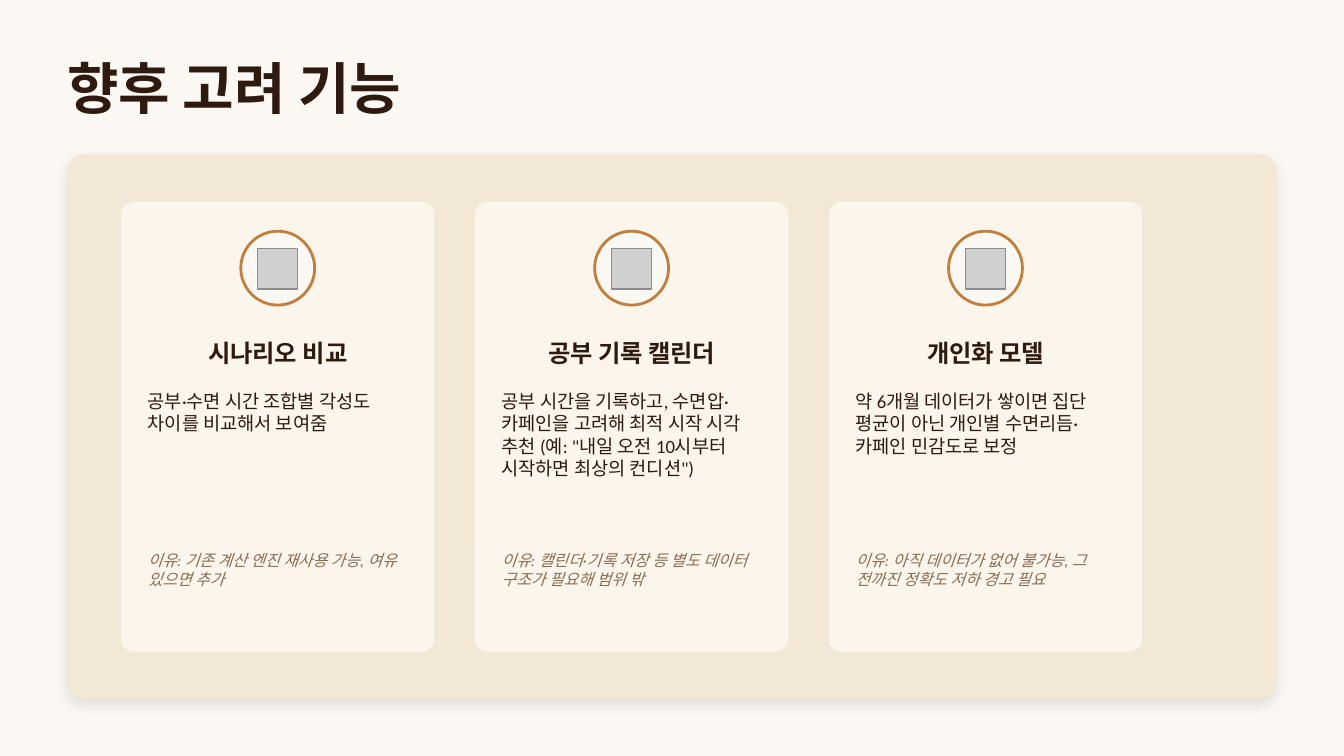
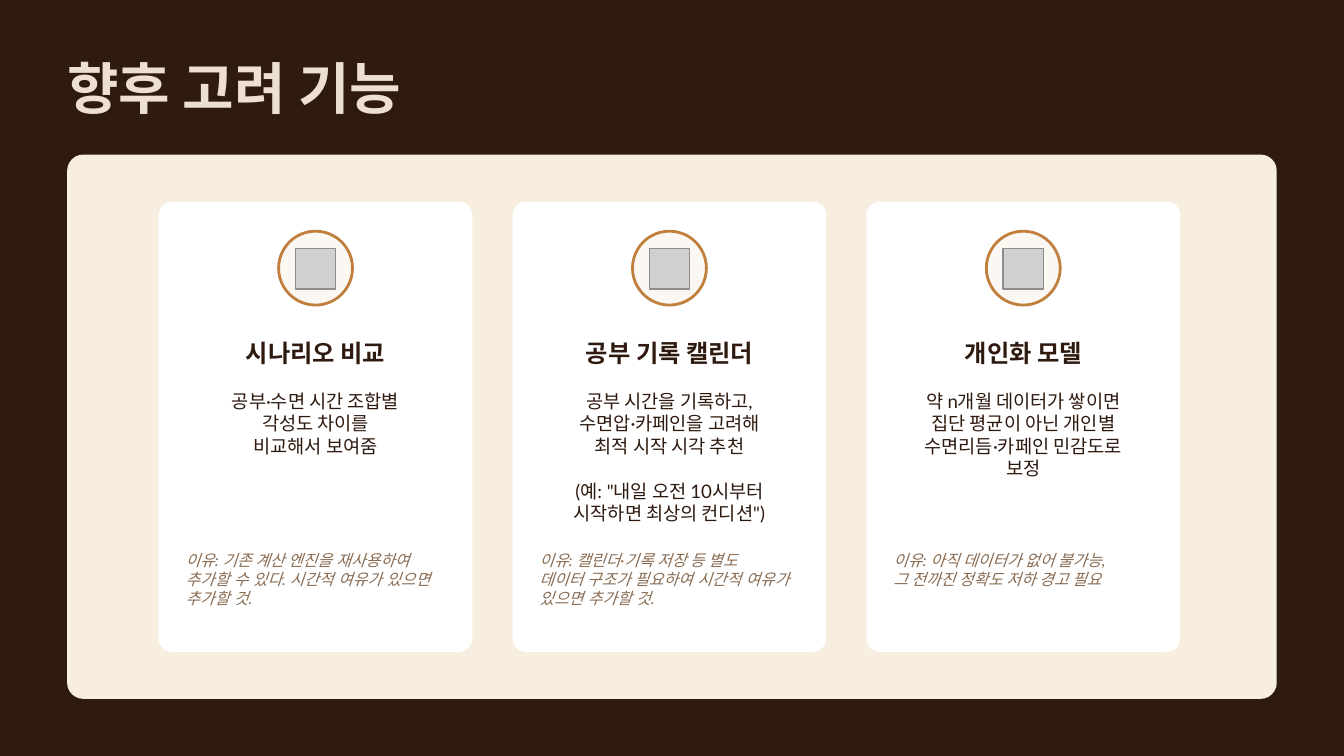
Before and after one commit to Mureung1/hub-showcase, a slide deck: slide 7 of exam-cram-scheduler/docs/presentation/기획서.pptx (slide 9 before the commit). Drawn at 1344x756 pixels with LibreOffice and Linux fonts; fonts in the diff are those of the drawing; grey boxes stand for pictures. Boxes give left, top, right and bottom in pixels: in the first picture for what was removed or moved away, otherwise in the second. Text is boxed around its words. In the diff, an @@ line names an element or a change of style, - is before the commit and + after.

```diff
--- a/exam-cram-scheduler/docs/presentation/기획서.pptx
+++ b/exam-cram-scheduler/docs/presentation/기획서.pptx
@@ background #FBF7F2 to #2E1A0F @@
@@ text "향후 고려 기능" at bbox=[67, 61, 401, 114]: font Cambria to Lato, text colour #2E1A0F to #EDE0D0 @@
@@ rounded rectangle at bbox=[67, 155, 1277, 699]: fill #F3E7D6 to #F7EEE0; shadow off @@
@@ 3 texts, 3 rounded rectangles, 1 ellipse: place and size @@
-3 texts, 3 rounded rectangles, 1 ellipse at bbox=[121, 202, 1142, 652]
+3 texts, 3 rounded rectangles, 1 ellipse at bbox=[159, 202, 1180, 652]
@@ fill #FBF5EB to #FFFFFF in 3 elements at bbox=[159, 202, 472, 652], bbox=[512, 202, 825, 652], bbox=[867, 202, 1180, 652] @@
@@ ellipse: place and size @@
-ellipse at bbox=[241, 231, 314, 305]
+ellipse at bbox=[278, 231, 352, 305]
@@ ellipse: place and size @@
-ellipse at bbox=[949, 231, 1023, 305]
+ellipse at bbox=[986, 231, 1060, 305]
@@ picture removed at bbox=[258, 249, 298, 289] @@
@@ picture added at bbox=[296, 249, 336, 289] @@
@@ picture removed at bbox=[612, 249, 652, 289] @@
@@ picture added at bbox=[649, 249, 689, 289] @@
@@ picture removed at bbox=[965, 249, 1005, 289] @@
@@ picture added at bbox=[1003, 249, 1043, 289] @@
@@ font Cambria to Lato in 3 elements at bbox=[246, 341, 386, 365], bbox=[586, 341, 753, 365], bbox=[965, 341, 1082, 365] @@
@@ text at bbox=[232, 392, 399, 455]: text changed; font Calibri to Lato @@
-공부·수면 시간 조합별 각성도 차이를 비교해서 보여줌
+공부·수면 시간 조합별
+각성도 차이를
+비교해서 보여줌
@@ text at bbox=[574, 392, 765, 523]: text changed; font Calibri to Lato @@
-공부 시간을 기록하고, 수면압·카페인을 고려해 최적 시작 시각 추천 (예: "내일 오전 10시부터 시작하면 최상의 컨디션")
+공부 시간을 기록하고,
+수면압·카페인을 고려해
+최적 시작 시각 추천
+(예: "내일 오전 10시부터
+시작하면 최상의 컨디션")
@@ text at bbox=[925, 392, 1122, 477]: text changed; font Calibri to Lato @@
-약 6개월 데이터가 쌓이면 집단 평균이 아닌 개인별 수면리듬·카페인 민감도로 보정
+약 n개월 데이터가 쌓이면
+집단 평균이 아닌 개인별
+수면리듬·카페인 민감도로
+보정
@@ text at bbox=[186, 553, 430, 606]: text changed; font Calibri to Lato @@
-이유: 기존 계산 엔진 재사용 가능, 여유 있으면 추가
+이유: 기존 계산 엔진을 재사용하여 추가할 수 있다. 시간적 여유가 있으면 추가할 것.
@@ text at bbox=[539, 553, 790, 606]: text changed; font Calibri to Lato @@
-이유: 캘린더·기록 저장 등 별도 데이터 구조가 필요해 범위 밖
+이유: 캘린더·기록 저장 등 별도
+데이터 구조가 필요하여 시간적 여유가 있으면 추가할 것.
@@ text at bbox=[893, 553, 1102, 587]: text changed; font Calibri to Lato @@
-이유: 아직 데이터가 없어 불가능, 그 전까진 정확도 저하 경고 필요
+이유: 아직 데이터가 없어 불가능,
+그 전까진 정확도 저하 경고 필요
```
Also in this commit, not shown: 6 other slides changed, 2 slides removed, 12 other files.
